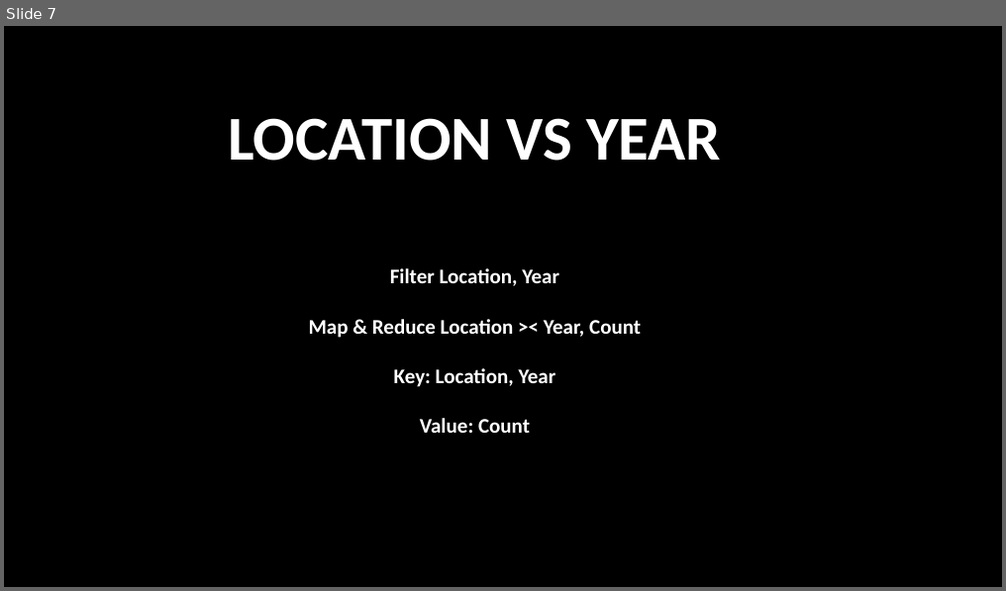
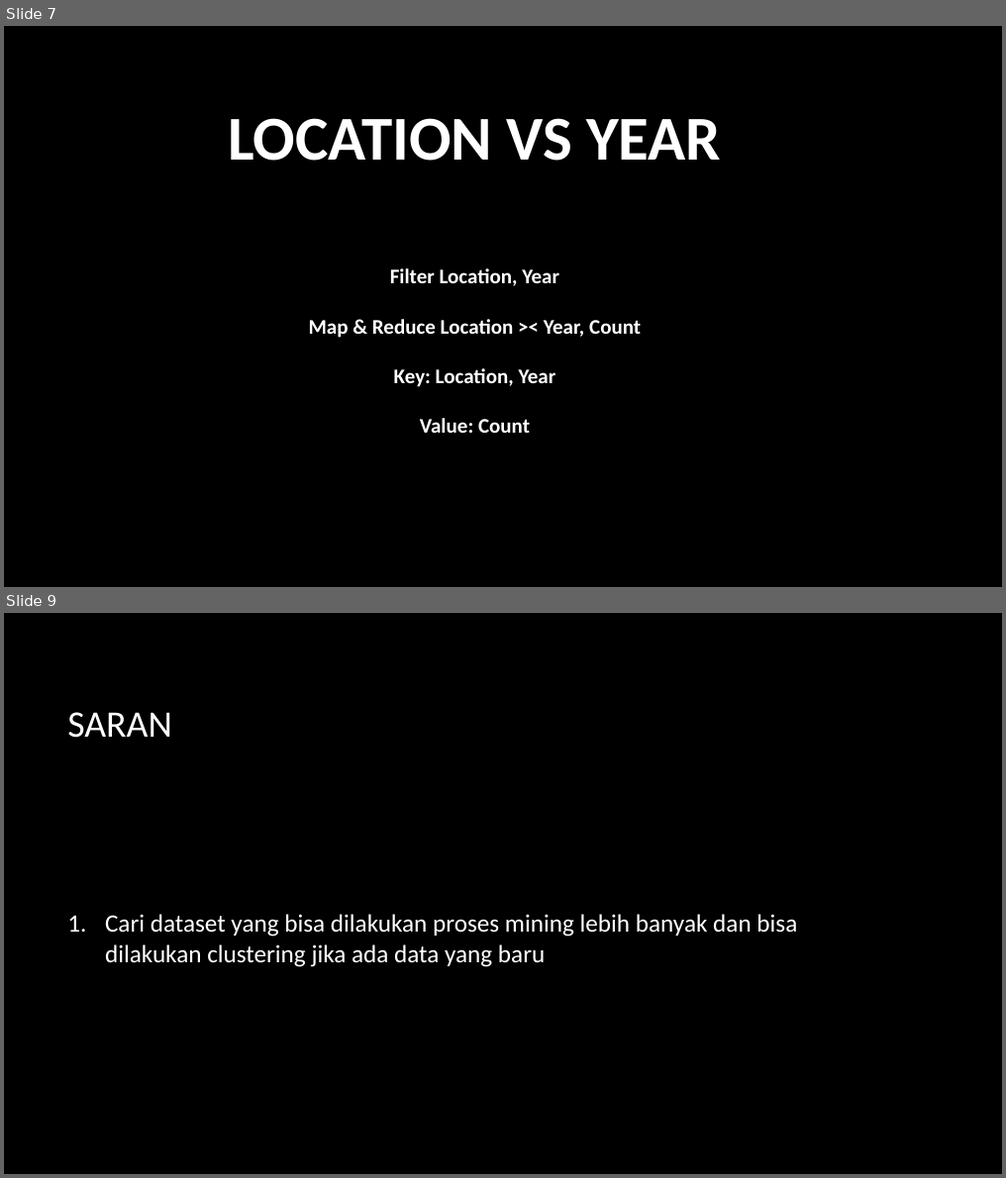
Before and after one commit to arsoedjono/big-data, a slide deck: EAS/Film_Locations_in_San_Francisco.pptx. Shown one above the other, each under a label of ours: slide 7 before the commit, slides 7 and 9 after it; the slides between them are not shown. The pictures are 1006x591 and 1006x1178 pixels, drawn with LibreOffice and Linux fonts; fonts in the diff are those of the drawing; background and template pictures are left out. Boxes give left, top, right and bottom in pixels: in the first picture for what was removed or moved away, otherwise in the second. Text is boxed around its words. In the diff, an @@ line names an element or a change of style, - is before the commit and + after.

Commit message:
Kesimpulan dan Saran

```diff
--- a/EAS/Film_Locations_in_San_Francisco.pptx
+++ b/EAS/Film_Locations_in_San_Francisco.pptx
@@ slide 9 added at bbox=[4, 613, 1002, 1174], background picture (left out) @@
@@ title added at bbox=[67, 712, 172, 738], 36 pt, text #FFFFFF @@
+SARAN
@@ text added at bbox=[105, 914, 797, 967], 24 pt, text #FFFFFF @@
+1. Cari dataset yang bisa dilakukan proses mining lebih banyak dan bisa dilakukan clustering jika ada data yang baru
```
Also in this commit, not shown: 1 slide changed, 1 other slide added.
